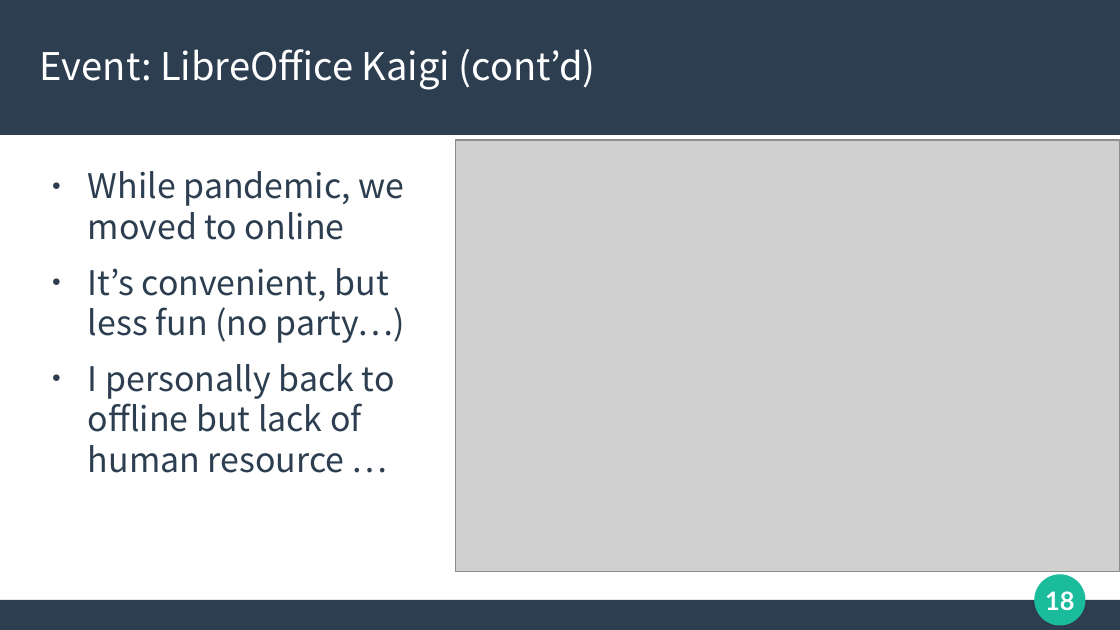
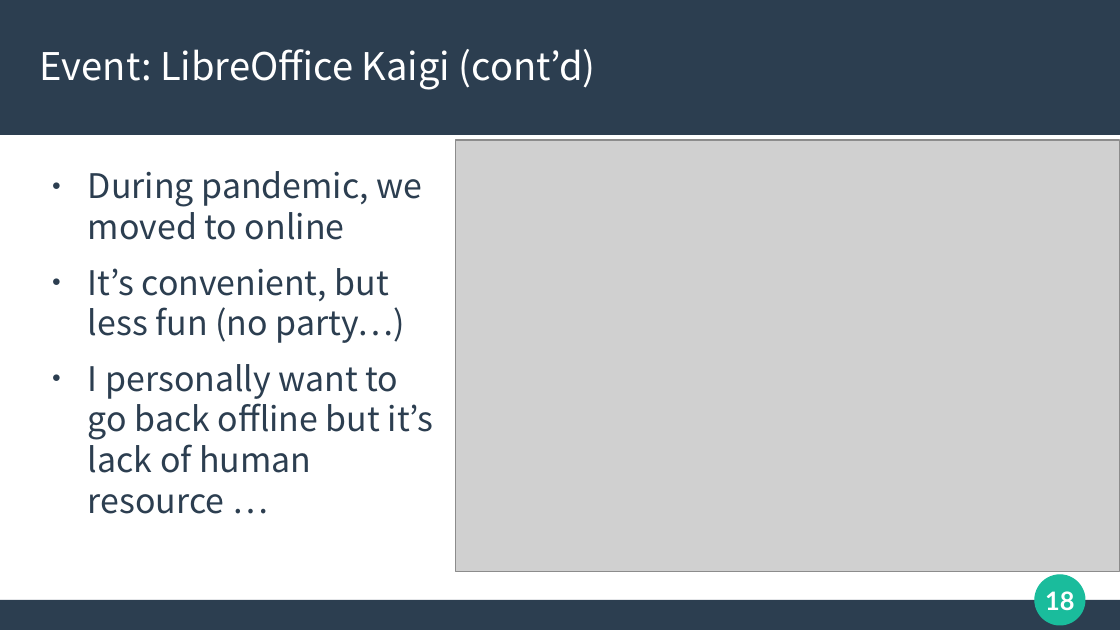
Before and after one commit to naruoga/presentations, a slide deck: slide 18 of 20231008-LOUCA2023-LibO-Japanese-Activities.odp. Drawn at 1120x630 pixels with LibreOffice and Linux fonts; fonts in the diff are those of the drawing; grey boxes stand for pictures. Boxes give left, top, right and bottom in pixels: in the first picture for what was removed or moved away, otherwise in the second. Text is boxed around its words. In the diff, an @@ line names an element or a change of style, - is before the commit and + after.

```diff
--- a/20231008-LOUCA2023-LibO-Japanese-Activities.odp
+++ b/20231008-LOUCA2023-LibO-Japanese-Activities.odp
@@ text at <box>88,171,422,240</box>: text changed @@
-● While pandemic, we moved to online
+● During pandemic, we moved to online
@@ text at <box>88,364,433,514</box>: text changed @@
-● I personally back to offline but lack of human resource …
+● I personally want to go back offline but it’s lack of human resource …
```
Also in this commit, not shown: 10 other slides changed.
